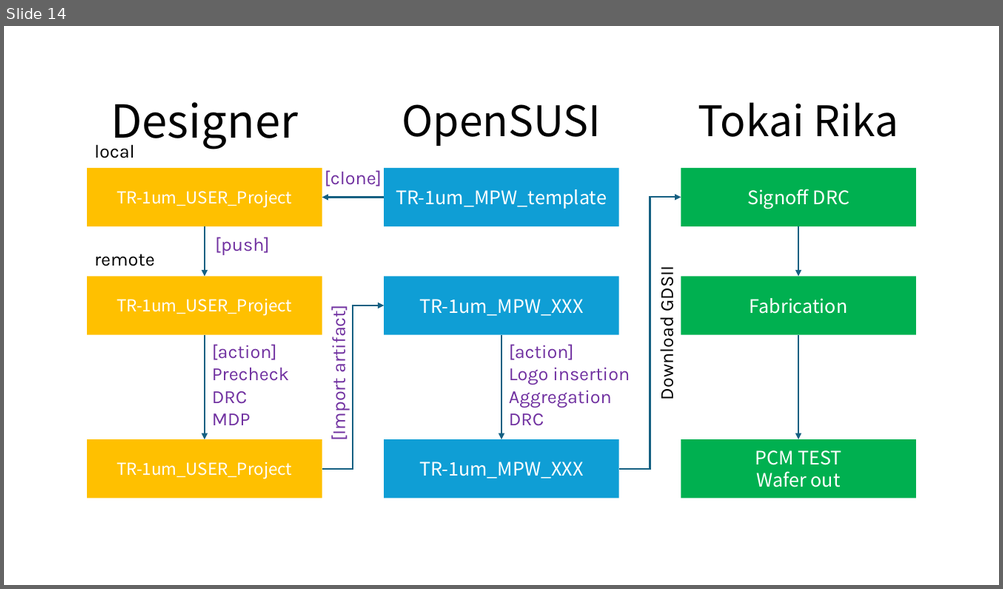
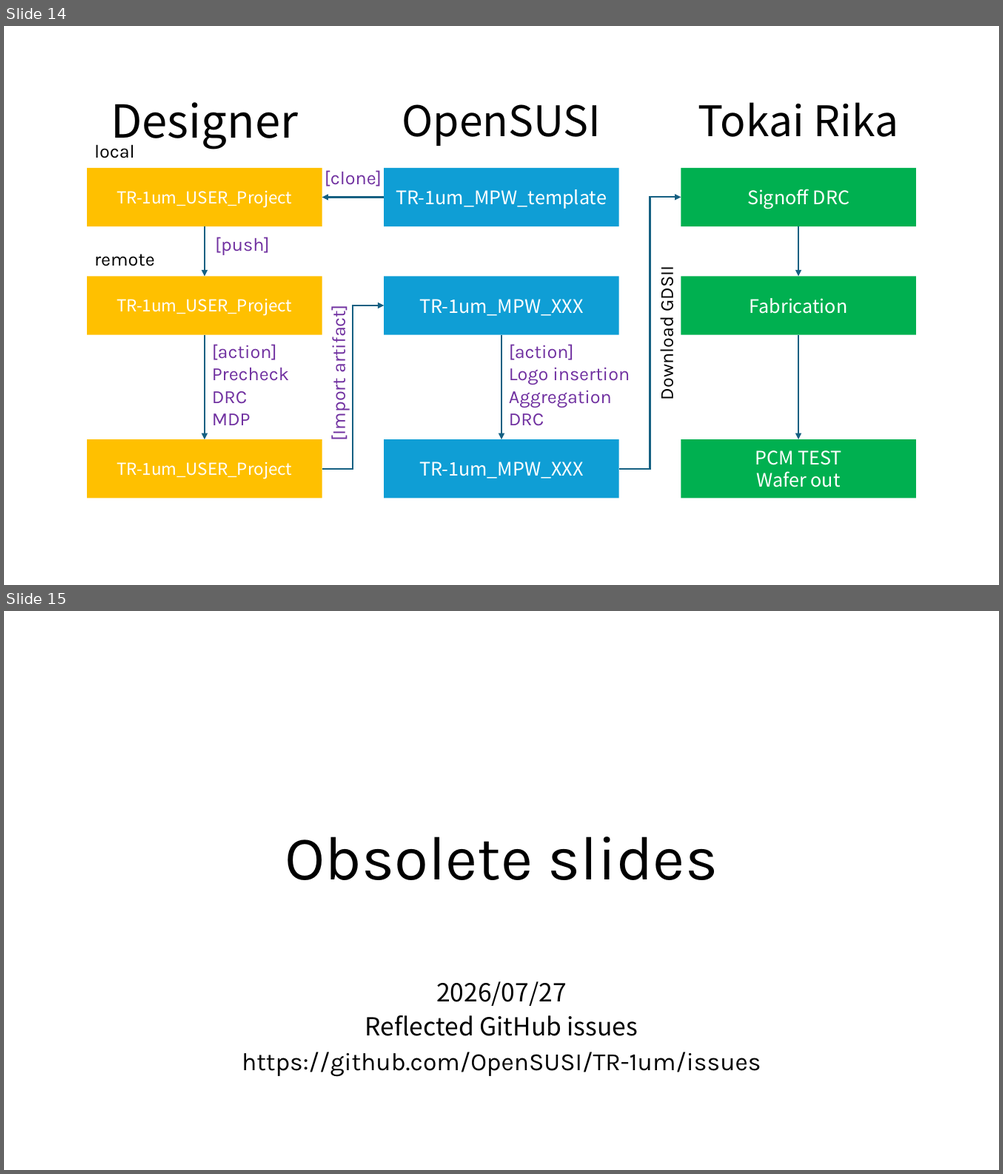
Before and after one commit to OpenSUSI/TR-1um, a slide deck: Document/TR-1um_DRC_summary.pptx. Shown one above the other, each under a label of ours: slide 14 before the commit, slides 14 and 15 after it. The pictures are 1003x589 and 1003x1174 pixels, drawn with LibreOffice and Linux fonts; fonts in the diff are those of the drawing. Boxes give left, top, right and bottom in pixels: in the first picture for what was removed or moved away, otherwise in the second. Text is boxed around its words. In the diff, an @@ line names an element or a change of style, - is before the commit and + after.

```diff
--- a/Document/TR-1um_DRC_summary.pptx
+++ b/Document/TR-1um_DRC_summary.pptx
@@ slide 15 added at box(4, 611, 999, 1170), background #FFFFFF @@
@@ title added at box(284, 837, 718, 880), 60 pt, text #000000 @@
+Obsolete slides
@@ subtitle added at box(242, 982, 760, 1076), 24 pt, text #000000 @@
+2026/07/27
+Reflected GitHub issues
+https://github.com/OpenSUSI/TR-1um/issues
```
Also in this commit, not shown: 9 slides changed, 8 other slides added, 1 other file.
